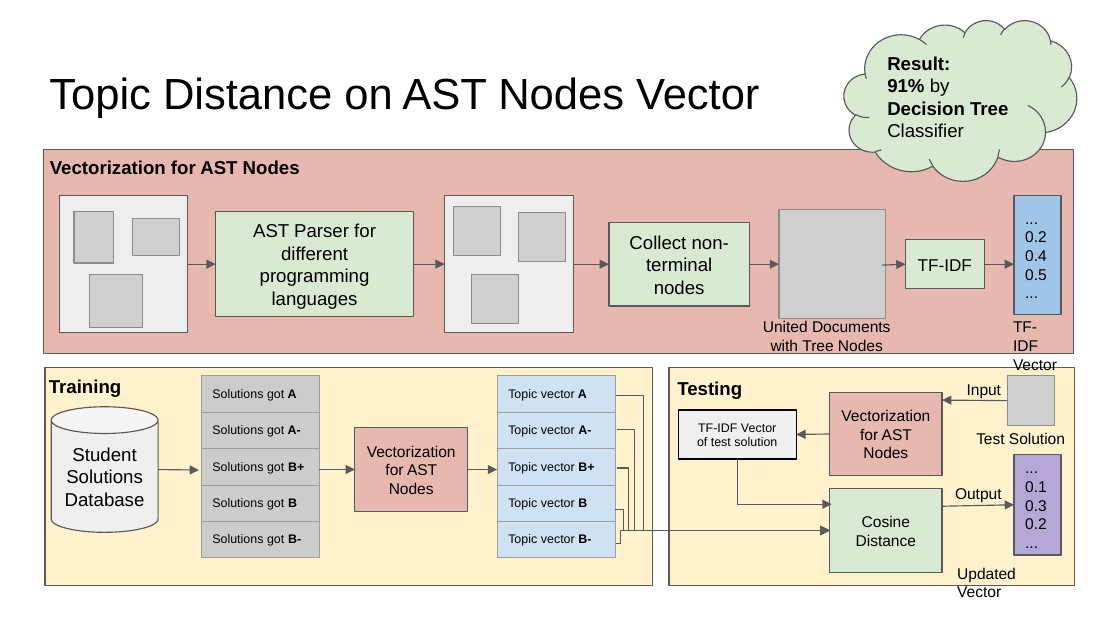
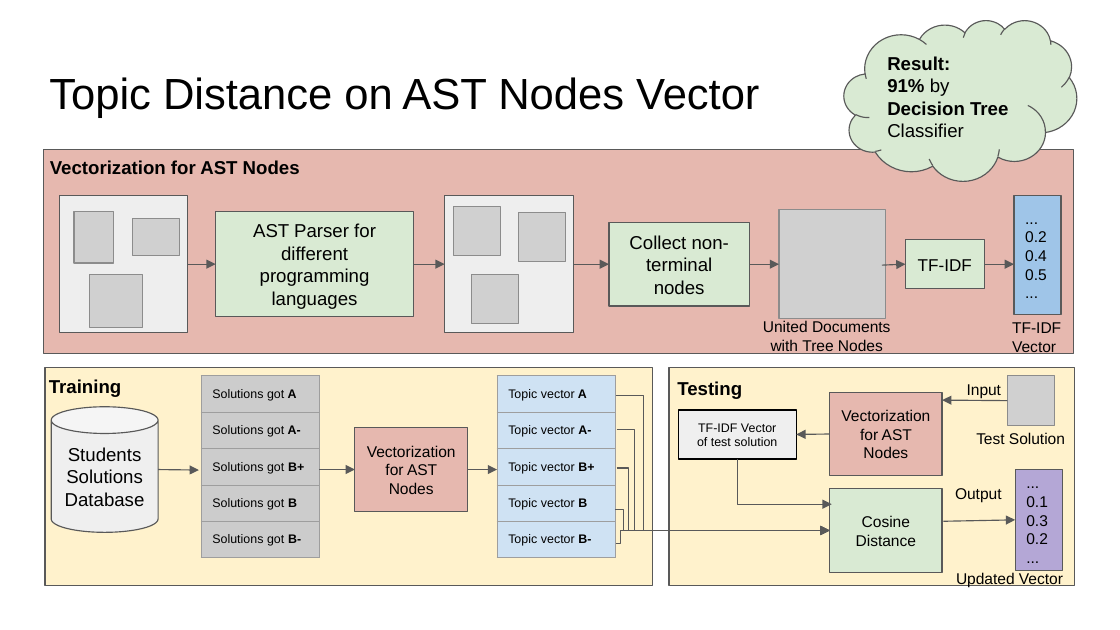
Before and after one commit to pdhung3012/pdhung3012.github.io, a slide deck: slide 6 of presentations/CLPA Auto Scoring Overview.pptx. Drawn at 1120x630 pixels with LibreOffice and Linux fonts; fonts in the diff are those of the drawing; grey boxes stand for pictures. Boxes give left, top, right and bottom in pixels: in the first picture for what was removed or moved away, otherwise in the second. Text is boxed around its words. In the diff, an @@ line names an element or a change of style, - is before the commit and + after.

```diff
--- a/presentations/CLPA Auto Scoring Overview.pptx
+++ b/presentations/CLPA Auto Scoring Overview.pptx
@@ text "TF-IDF" rewrapped from (1013, 321, 1057, 370) to (1012, 322, 1061, 355) @@
@@ text in cylinder at (65, 447, 145, 506): text changed @@
-Student Solutions Database
+Students Solutions Database
@@ rectangle "...": place and size @@
-rectangle "..." at (1014, 455, 1061, 556)
+rectangle "..." at (1015, 469, 1062, 570)
@@ arrow moved from (942, 506) - (1014, 505) to (943, 521) - (1015, 520) @@
@@ text "Updated Vector" rewrapped from (957, 567, 1016, 597) to (956, 572, 1063, 587) @@
```
Also in this commit, not shown: 2 other slides changed, 5 other files.
